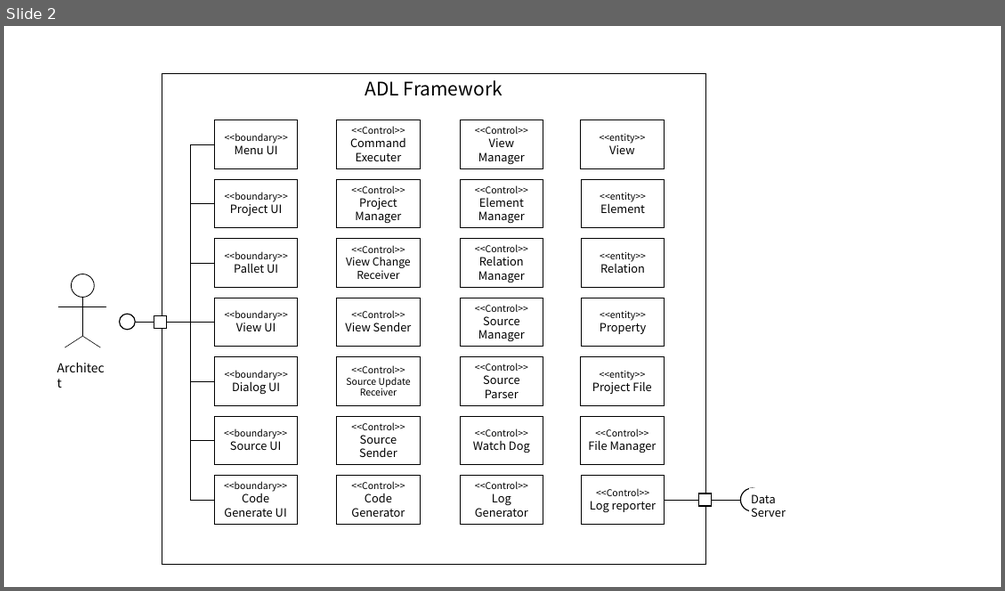
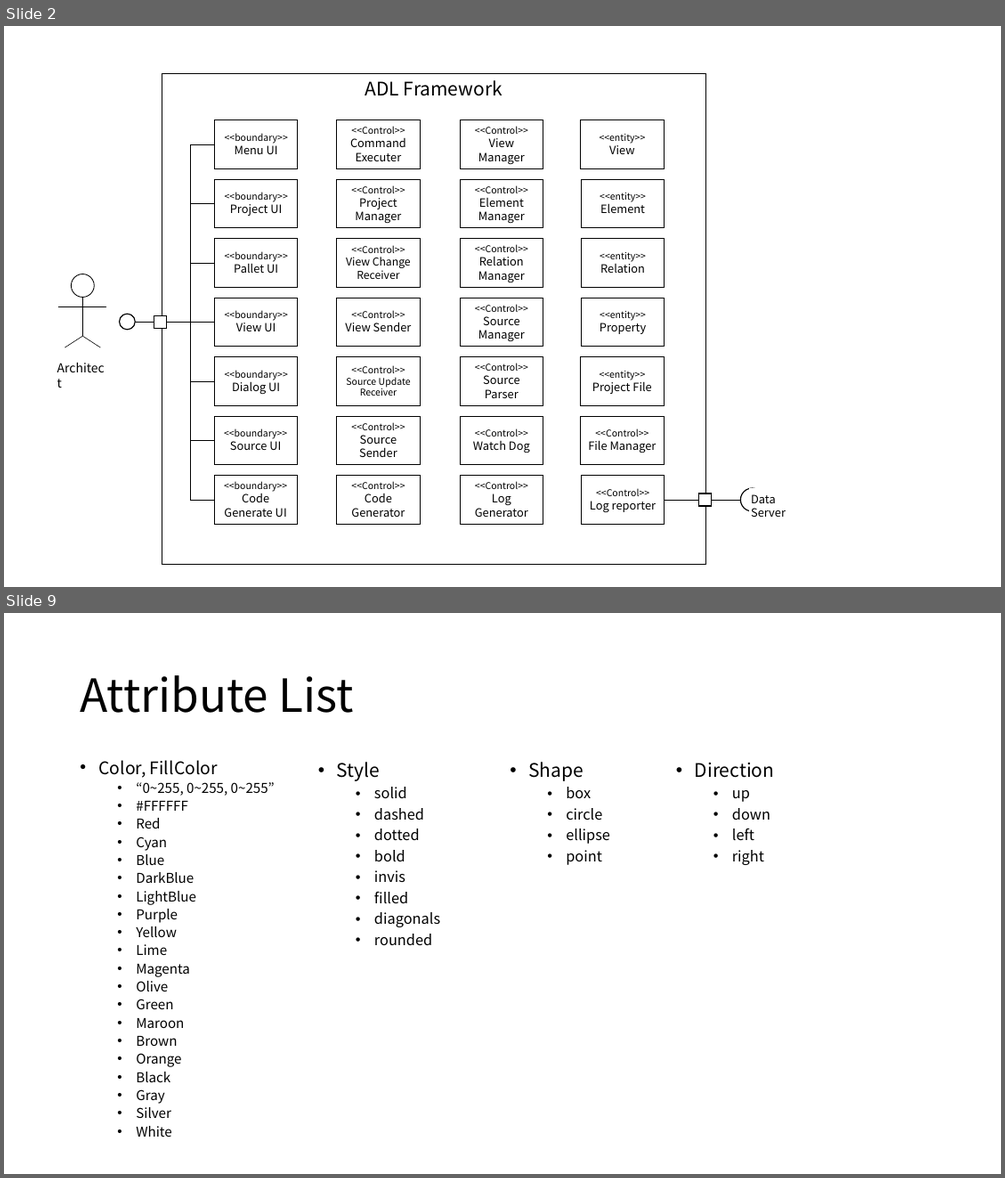
Before and after one commit to helloduk/TIL, a slide deck: AA/인증과제_ppt자료.pptx. Shown one above the other, each under a label of ours: slide 2 before the commit, slides 2 and 9 after it; the slides between them are not shown. The pictures are 1005x591 and 1005x1178 pixels, drawn with LibreOffice and Linux fonts; fonts in the diff are those of the drawing. Boxes give left, top, right and bottom in pixels: in the first picture for what was removed or moved away, otherwise in the second. Text is boxed around its words. In the diff, an @@ line names an element or a change of style, - is before the commit and + after.

```diff
--- a/AA/인증과제_ppt자료.pptx
+++ b/AA/인증과제_ppt자료.pptx
@@ slide 9 added at <box>4,613,1001,1174</box>, background #FFFFFF @@
@@ title added at <box>80,675,354,713</box>, 44 pt, text #000000 @@
+Attribute List
@@ text added at <box>98,760,275,1136</box>, 12.9 pt, text #000000 @@
+• Color, FillColor
+  • “0~255, 0~255, 0~255”
+  • #FFFFFF
+  • Red
+  • Cyan
+  • Blue
+  • DarkBlue
+  • LightBlue
+  • Purple
+  • Yellow
+  • Lime
+  • Magenta
+  • Olive
+  • Green
+  • Maroon
+  • Brown
+  • Orange
+  • Black
+  • Gray
+  • Silver
+  • White
@@ text added at <box>337,762,440,945</box>, 14 pt, text #000000 @@
+• Style
+  • solid
+  • dashed
+  • dotted
+  • bold
+  • invis
+  • filled
+  • diagonals
+  • rounded
@@ text added at <box>528,762,610,865</box>, 14 pt, text #000000 @@
+• Shape
+  • box
+  • circle
+  • ellipse
+  • point
@@ text added at <box>695,763,774,865</box>, 14 pt, text #000000 @@
+• Direction
+  • up
+  • down
+  • left
+  • right
```
Also in this commit, not shown: 19 other slides added, 2 other files.
